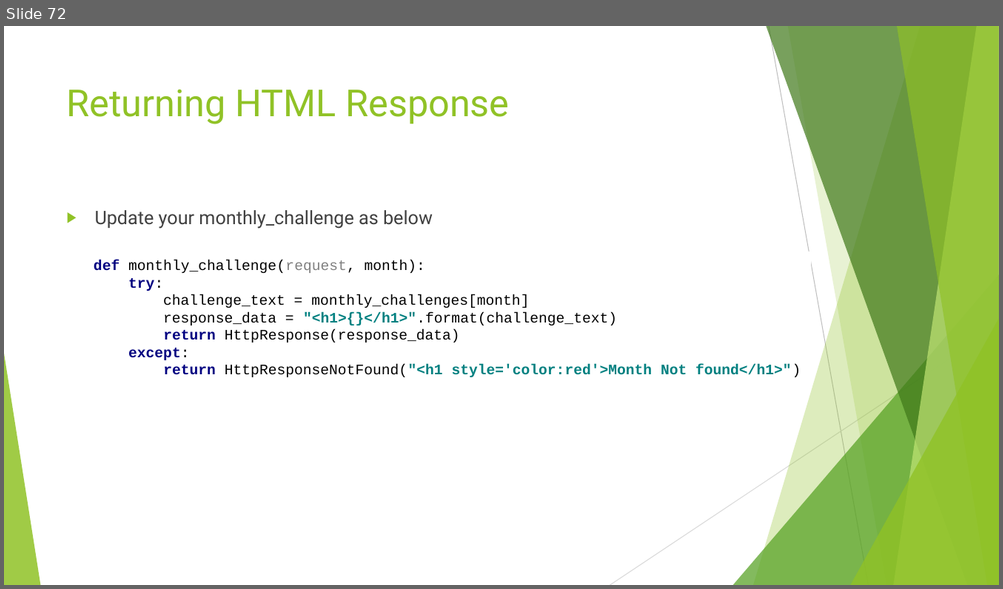
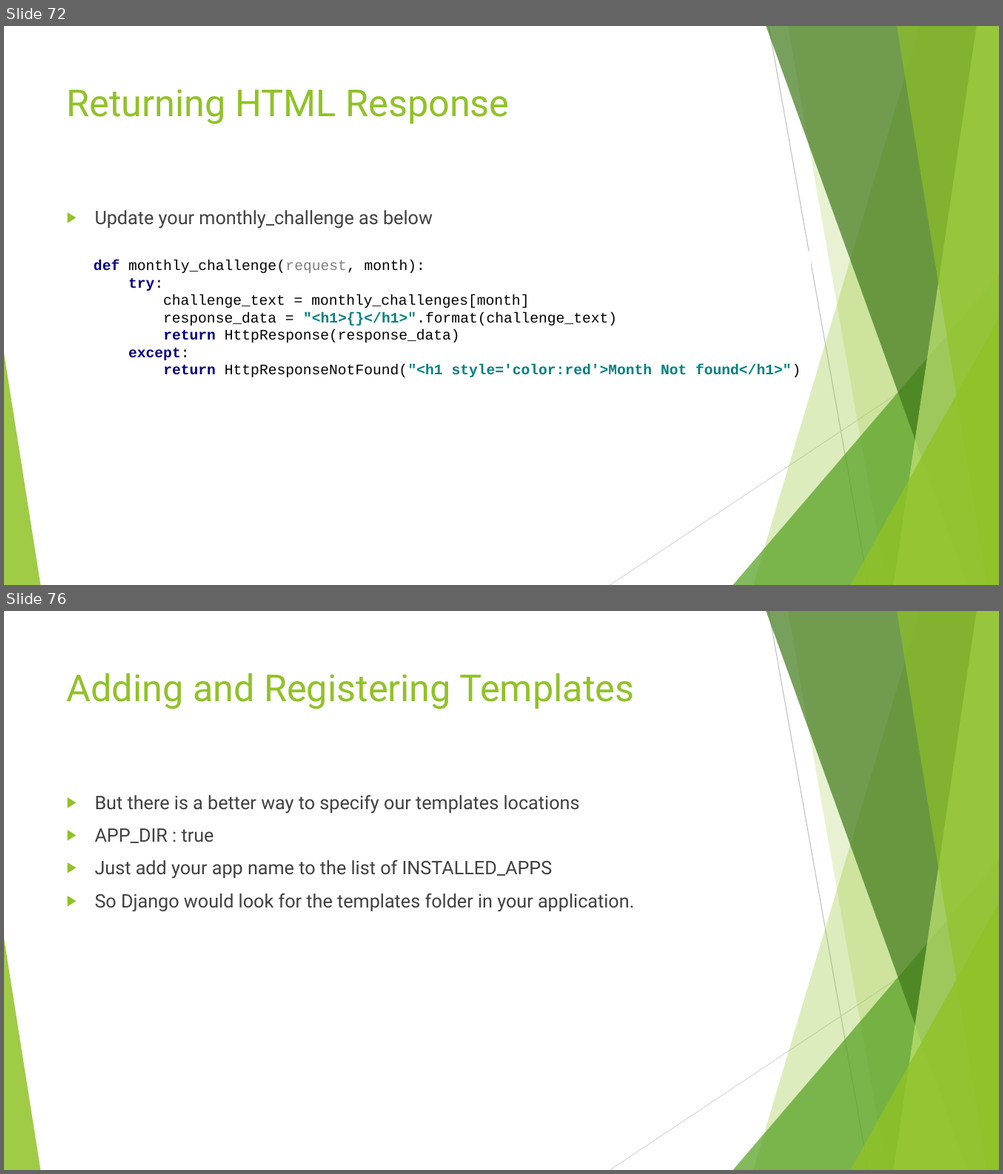
Before and after one commit to edyoda/PD-281220-Session-Code, a slide deck: Django EdYoda.pptx. Shown one above the other, each under a label of ours: slide 72 before the commit, slides 72 and 76 after it; the slides between them are not shown. The pictures are 1003x589 and 1003x1174 pixels, drawn with LibreOffice and Linux fonts; fonts in the diff are those of the drawing. Boxes give left, top, right and bottom in pixels: in the first picture for what was removed or moved away, otherwise in the second. Text is boxed around its words. In the diff, an @@ line names an element or a change of style, - is before the commit and + after.

Commit message:
Templates

```diff
--- a/Django EdYoda.pptx
+++ b/Django EdYoda.pptx
@@ slide 76 added at [4,611,999,1170], background #FFFFFF; not listed: 10 template elements that a slide beside it also shows @@
@@ title added at [67,673,634,709], 36 pt, text #90C226 @@
+Adding and Registering Templates
@@ text added at [95,795,634,912], 18 pt, text #404040 @@
+▶ But there is a better way to specify our templates locations
+▶ APP_DIR : true
+▶ Just add your app name to the list of INSTALLED_APPS
+▶ So Django would look for the templates folder in your application.
```
Also in this commit, not shown: 12 other slides added, 18 other files.
